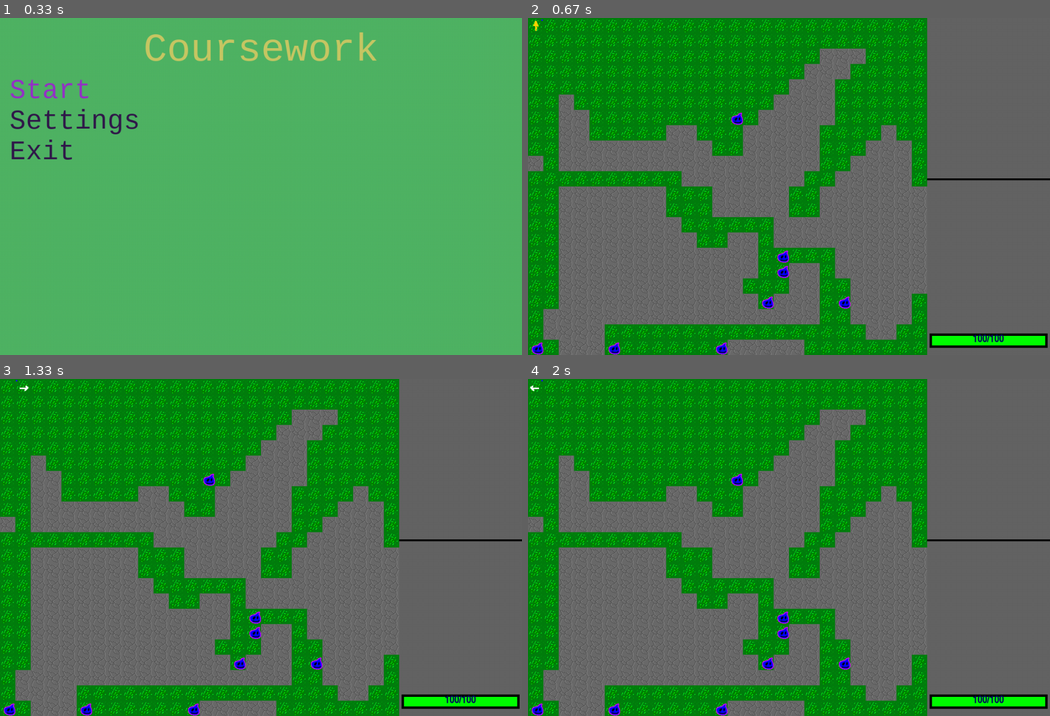
Above: before the commit, frames 1-4 (two rows, left to right).
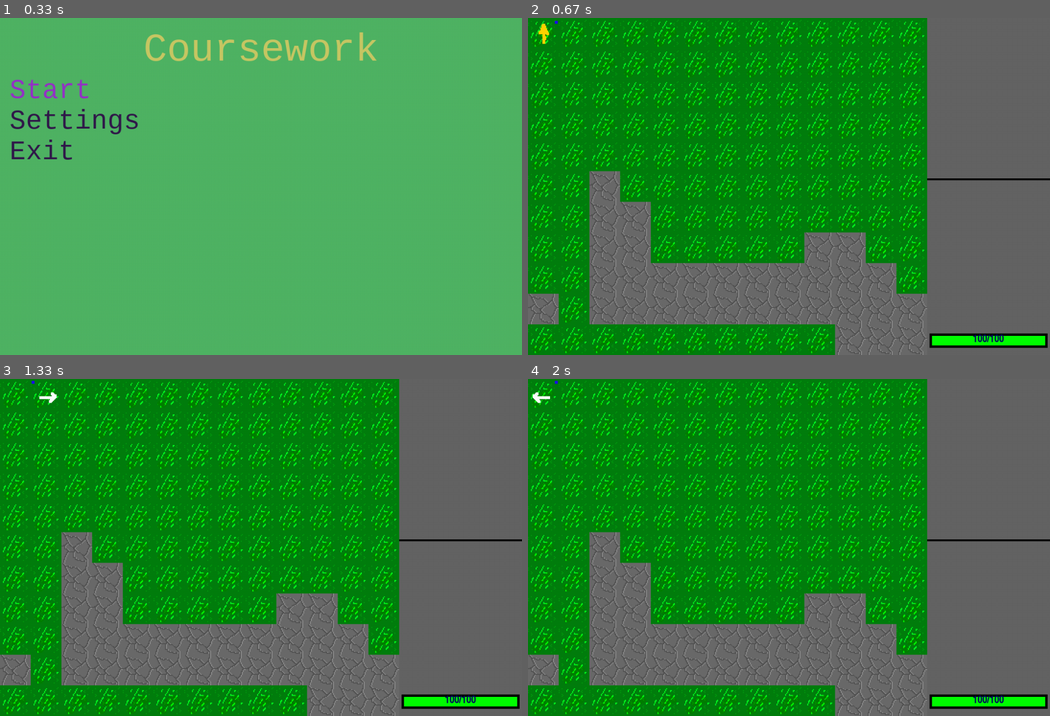
Above: after the commit, the same moments.

Repository: MaundyMoo/Coursework
Game: pygame game, started from Main.py
Same seed, same stepped clock (60 frames per second), same inputs: the game is played once before the commit and once after it.
Inputs:
- Up to frame 1 (0.33 s): no input
- Up to frame 2 (0.67 s): tap Enter at 0.33 s
- Up to frame 3 (1.33 s): hold Up 0.67-1.13 s; hold Right from 1.22 s (still down)
- Up to frame 4 (2 s): release Right at 1.68 s; hold Left from 1.77 s (still down)

Frame 1 is identical in both runs. In frame 2, 38% of the frame differs, in the area x 0-77%, y 0-100%; in frame 3, 38%; in frame 4, 38%.

Commit message:
Level tiles

Diff:
--- a/Constants.py
+++ b/Constants.py
@@ -5,7 +5,7 @@
 LOG_WIDTH = 64 * 4
 GAME_WIDTH = SCREEN_WIDTH - LOG_WIDTH
 
-TILESIZE = 32
+TILESIZE = 64
 
 PlayerControls = [273, 274, 276, 275]
 playerName = 'Default'
--- a/Mapper.py
+++ b/Mapper.py
@@ -38,6 +38,8 @@
                                       sprite=spritesheet.returnSprite(0, 2)))
             '''
         tileMap.append(row)
+    y, x = choice(caverns[-1])
+    tileMap[y][x] = Tiles.LevelTile(gridPos = (x, y), sprite = spritesheet.returnSprite(0, 2))
     return tileMap, caverns
 
 
--- a/Scenes.py
+++ b/Scenes.py
@@ -296,6 +296,7 @@
 
         self.player = Entities.Player(x=playerPos[1], y=playerPos[0], map=self.TileMap)
         self.graph = Pathfinding.Graph(self.TileMap)
+        self.offsetScene()
 
     def ProcessInputs(self, events, pressedKeys):
         for event in events:
@@ -336,10 +337,10 @@
         if not self.backRendered: self.backRender(screen)
         for tiles in self.animTiles: tiles.Render(screen, self.OffsetX, self.OffsetY)
         self.TileMap[self.player.getPosition()[0]][self.player.getPosition()[1]].Render(screen, self.OffsetX, self.OffsetY)
-        self.player.Render(screen, self.OffsetX, self.OffsetY)
         for entity in self.Entities:
             self.TileMap[entity.getPosition()[0]][entity.getPosition()[1]].Render(screen, self.OffsetX, self.OffsetY)
             entity.Render(screen, self.OffsetX, self.OffsetY)
+        self.player.Render(screen, self.OffsetX, self.OffsetY)
 
     def offsetScene(self):
         # Getting map dimensions, both tile and pixel dimensions
--- a/Tiles.py
+++ b/Tiles.py
@@ -35,3 +35,13 @@
         if self.tick >= self.animLength:
             self.tick = 0
         self.sprite = self.SpriteSheet.returnSprite((self.tick // self.interval) + self.offset, self.row)
+
+
+class LevelTile(Tile):
+    def __init__(self, gridPos: tuple, sprite):
+        super().__init__(gridPos=gridPos, collision=False, sprite=sprite)
+
+
+class AnimLevelTile(AnimTile):
+    def __init__(self, gridPos: tuple, SpriteSheet, row: int, frames: int, interval: int, offset: int = 0):
+        super().__init__(gridPos, False, SpriteSheet, row, frames, interval, offset)
Binary file changed: res/Database.db
Binary file changed: res/testSheet.png
